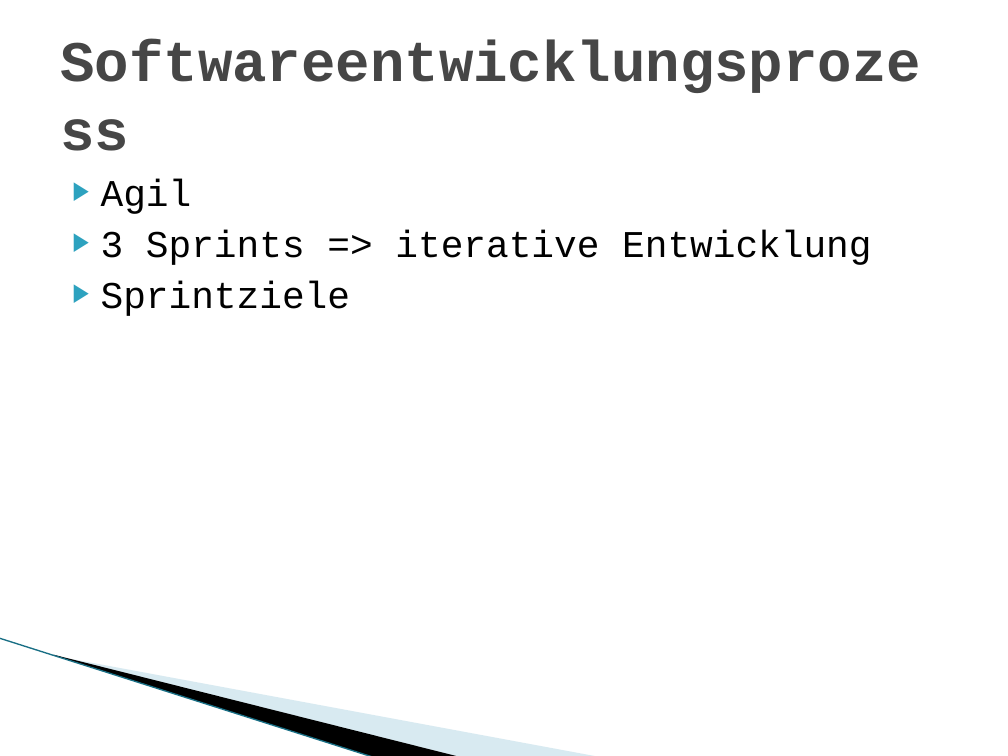
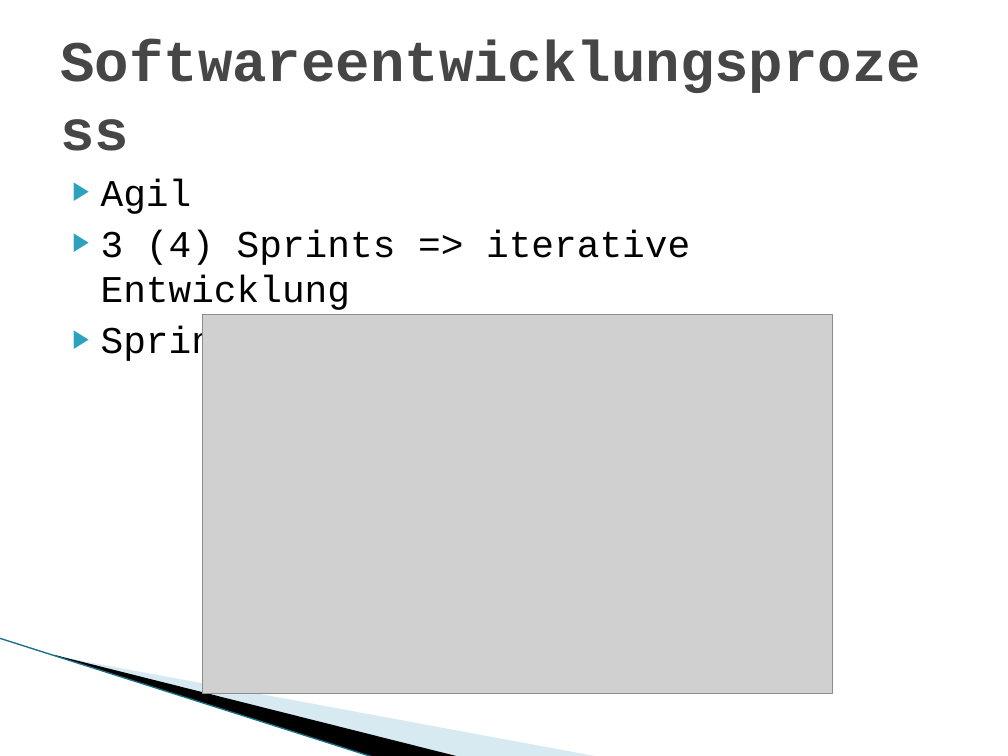
Before and after one commit to adrianbaertschi/TravelPlanner, a slide deck: slide 6 of doc/Travelplaner.pptx. Drawn at 1008x756 pixels with LibreOffice and Linux fonts; fonts in the diff are those of the drawing; grey boxes stand for pictures; background and template pictures are left out. Boxes give left, top, right and bottom in pixels: in the first picture for what was removed or moved away, otherwise in the second. Text is boxed around its words. In the diff, an @@ line names an element or a change of style, - is before the commit and + after.

Commit message:
ppt updated

```diff
--- a/doc/Travelplaner.pptx
+++ b/doc/Travelplaner.pptx
@@ text at (101, 230, 690, 310): text changed @@
-▶ 3 Sprints => iterative Entwicklung
+▶ 3 (4) Sprints => iterative Entwicklung
@@ picture added at (203, 314, 833, 694) @@
```
Also in this commit, not shown: 1 other slide changed.
